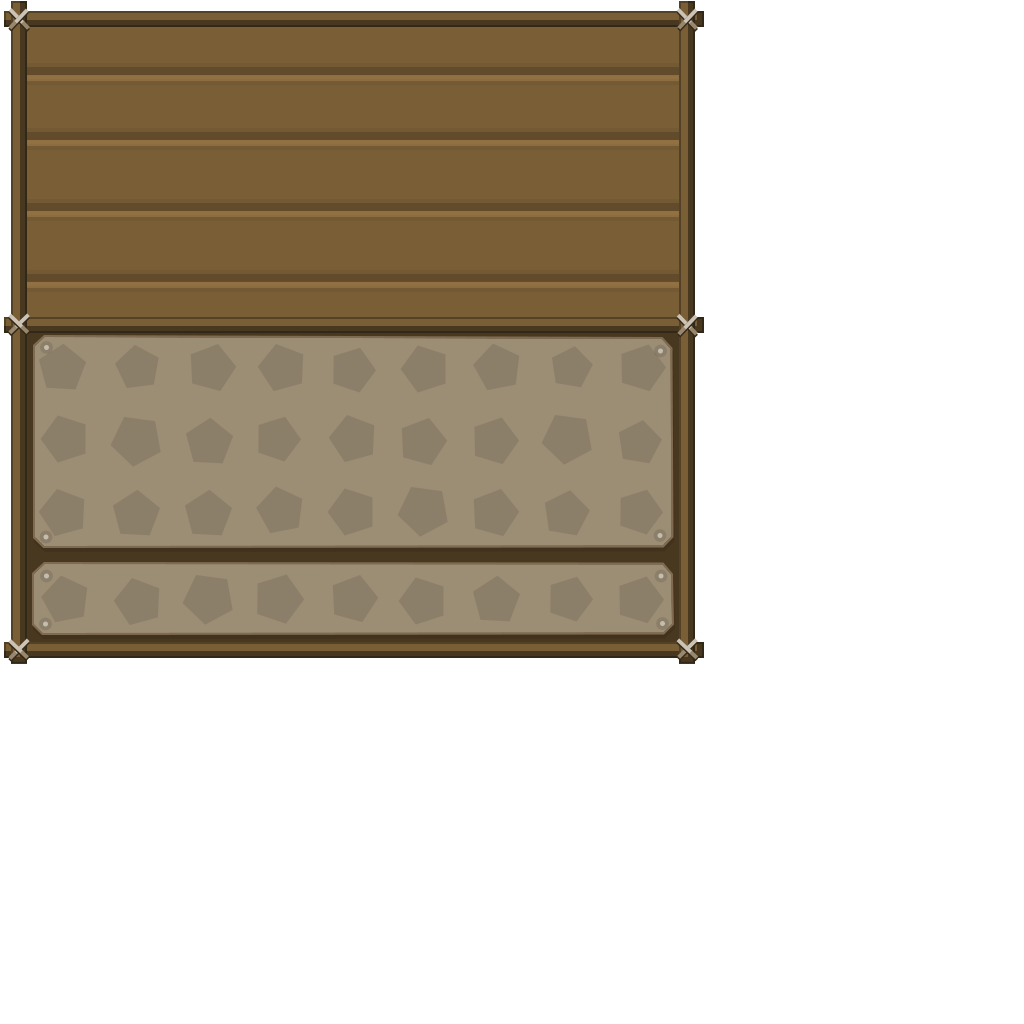
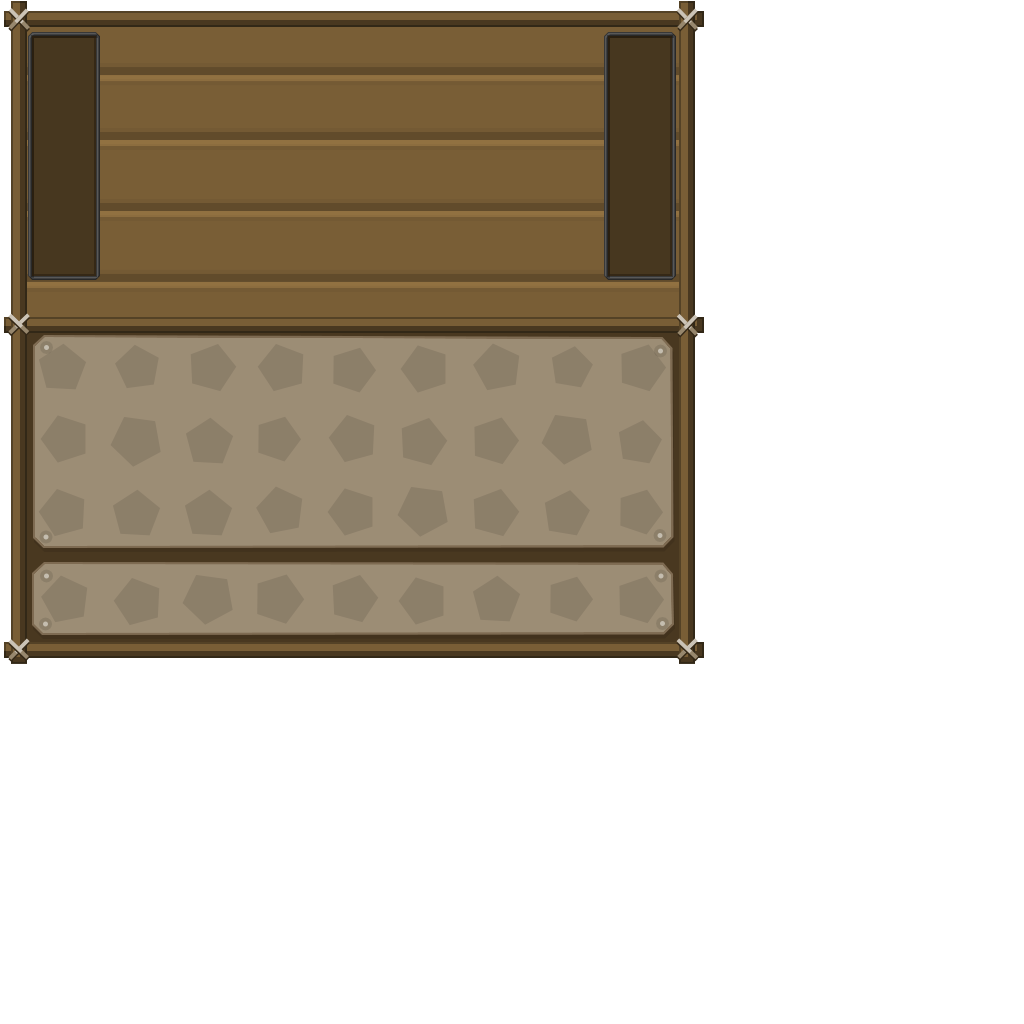
Layers edited between the first and the second 1024px x 1024px image:
added group "fluid large copy" with 2 layers above "fluid large" over <box>28,32,100,280</box>
added layer "Shape 1" (1st of 2, in "fluid large copy") in group "fluid large copy" over <box>28,32,100,280</box>
added layer "Rectangle 1" (1st of 2, in "fluid large copy") in group "fluid large copy" over <box>32,36,96,276</box>
added group "fluid large" with 2 layers above "gui" over <box>604,32,676,280</box>
added layer "Shape 1" (2nd of 2, in "fluid large") in group "fluid large" over <box>604,32,676,280</box>
added layer "Rectangle 1" (2nd of 2, in "fluid large") in group "fluid large" over <box>608,36,672,276</box>
